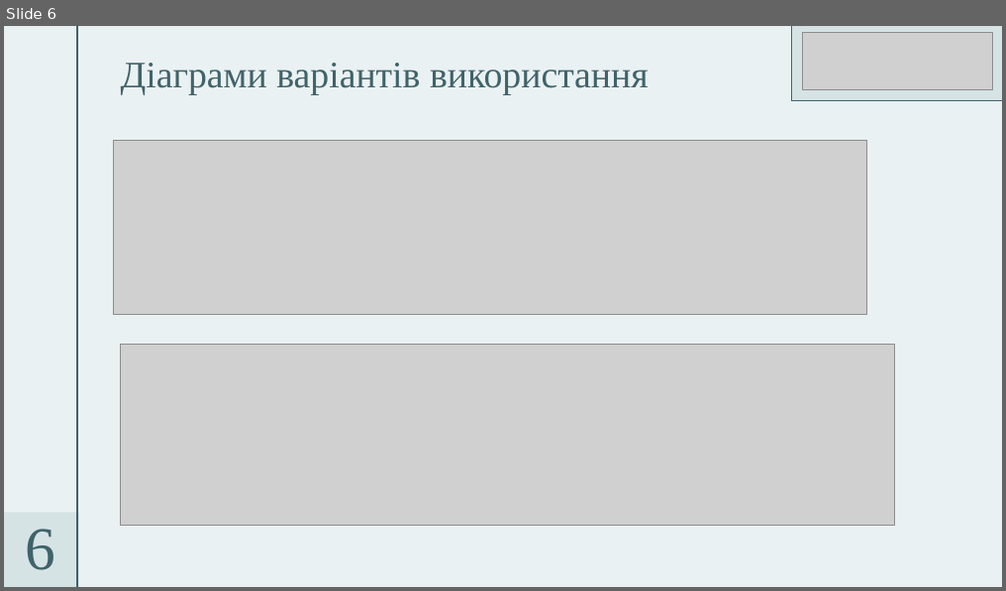
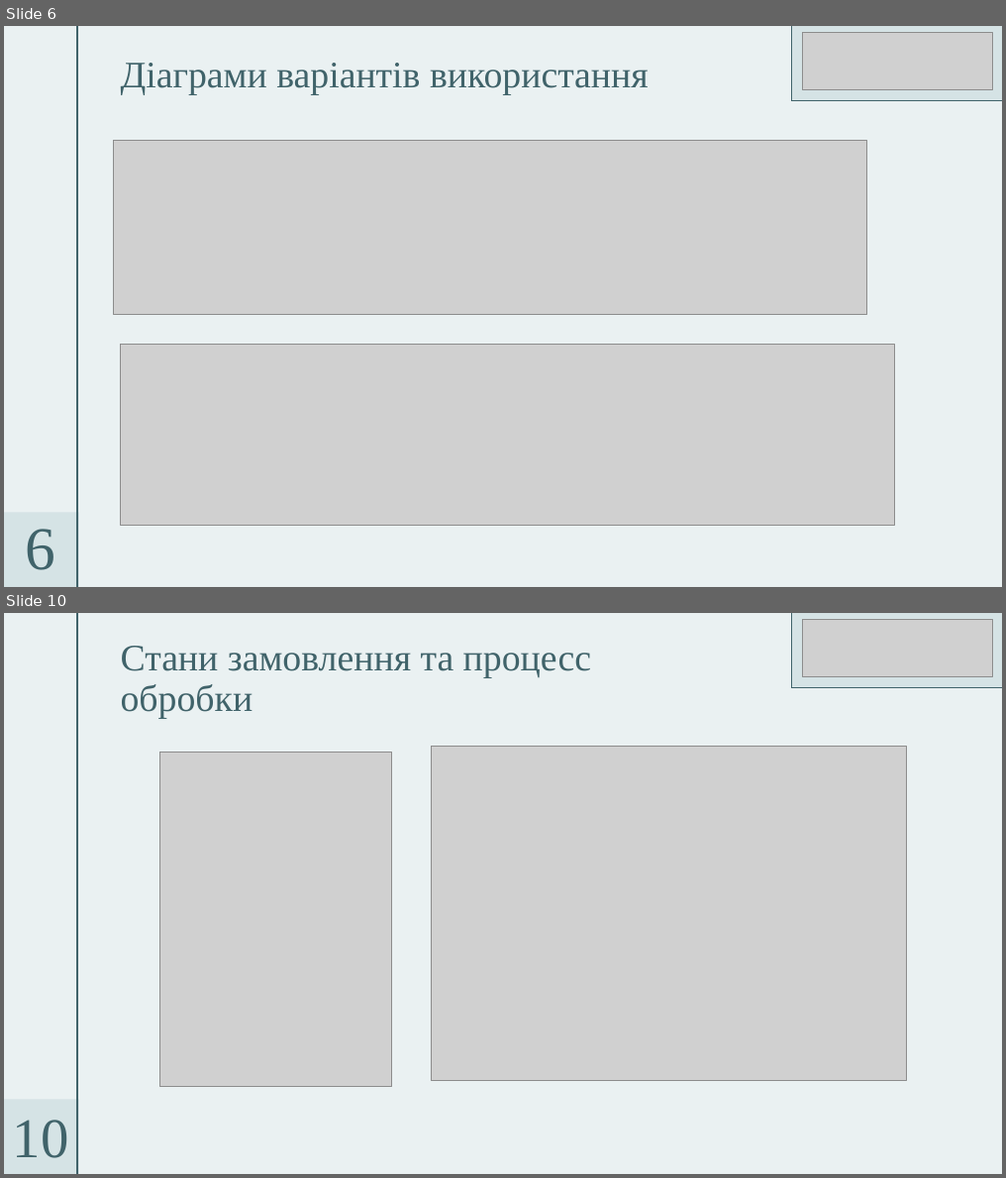
Before and after one commit to Maksim-Deshkov/vinyl-crm-diploma, a slide deck: Презентація Диплом.pptx. Shown one above the other, each under a label of ours: slide 6 before the commit, slides 6 and 10 after it; the slides between them are not shown. The pictures are 1006x591 and 1006x1178 pixels, drawn with LibreOffice and Linux fonts; fonts in the diff are those of the drawing; grey boxes stand for pictures. Boxes give left, top, right and bottom in pixels: in the first picture for what was removed or moved away, otherwise in the second. Text is boxed around its words. In the diff, an @@ line names an element or a change of style, - is before the commit and + after.

```diff
--- a/Презентація Диплом.pptx
+++ b/Презентація Диплом.pptx
@@ slide 10 added at [4, 613, 1002, 1174], background #EAF1F2; not listed: 3 template elements that a slide beside it also shows @@
@@ rectangle added at [792, 613, 1002, 688], fill #D5E3E5, outline #40636A 1 pt @@
@@ picture added at [803, 619, 992, 676] @@
@@ title added at [121, 646, 591, 718], 36 pt, text #40636A @@
+Стани замовлення та процесс обробки
@@ picture added at [159, 753, 392, 1087] @@
@@ picture added at [432, 747, 906, 1081] @@
@@ text added at [13, 1120, 69, 1158], 54 pt, text #40636A @@
+10
```
Also in this commit, not shown: 12 slides changed, 2 other slides added, 1 other file.
